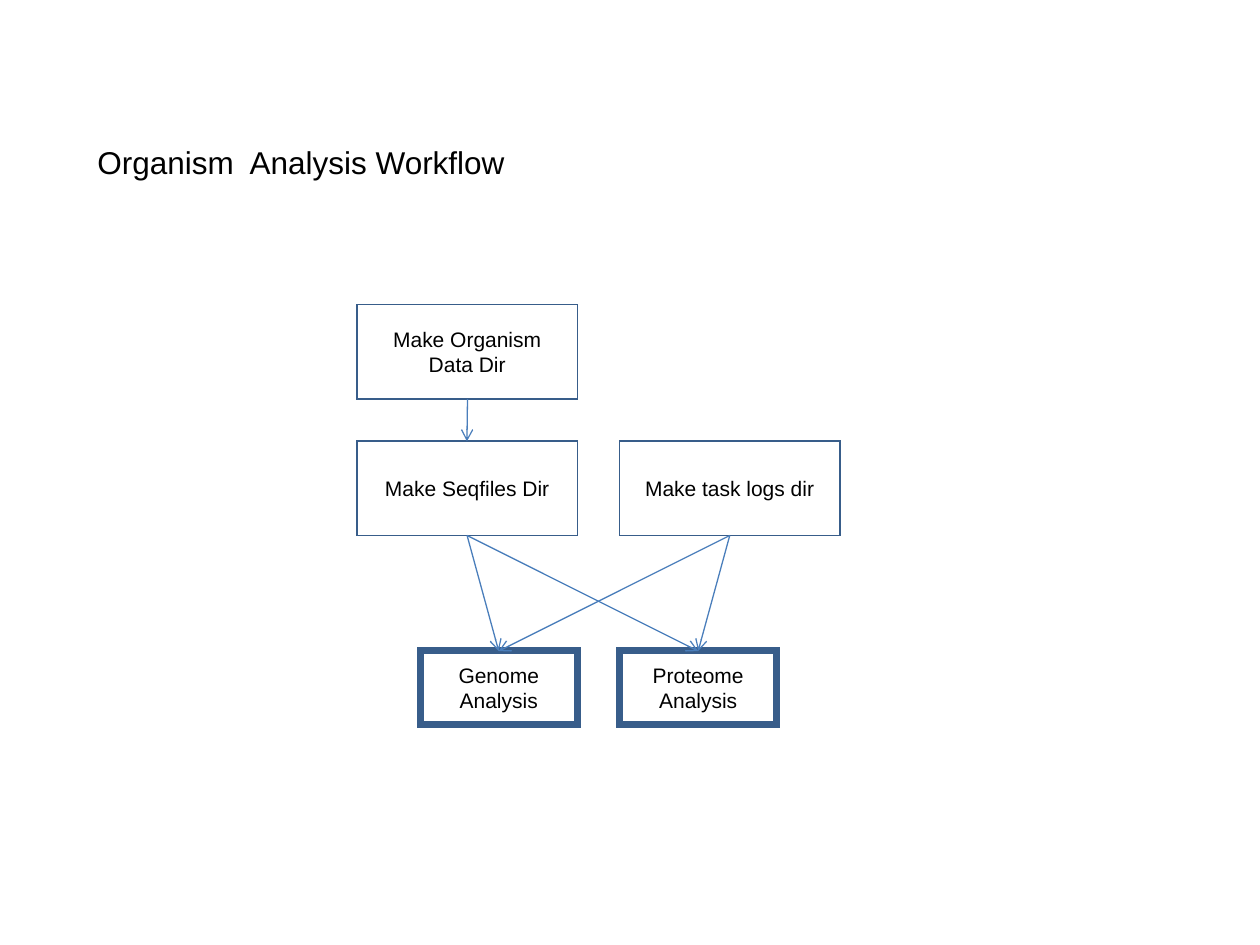
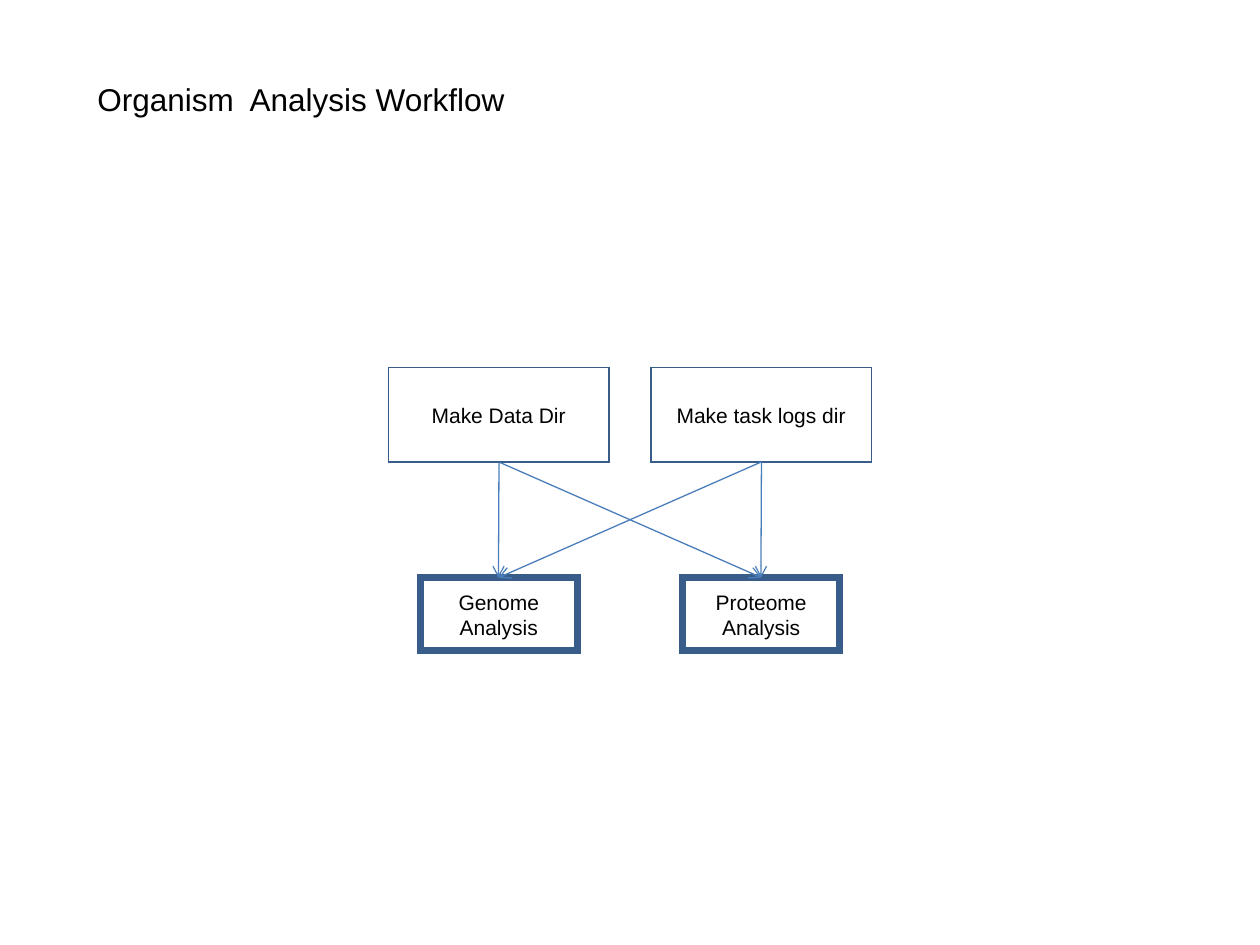
Before and after one commit to VEuPathDB/ApiCommonData, a slide deck: slide 3 of Load/doc/workflow/AnalysisWorkflow.ppt. Drawn at 1260x945 pixels with LibreOffice and Linux fonts; fonts in the diff are those of the drawing. Boxes give left, top, right and bottom in pixels: in the first picture for what was removed or moved away, otherwise in the second. Text is boxed around its words. In the diff, an @@ line names an element or a change of style, - is before the commit and + after.

```diff
--- a/Load/doc/workflow/AnalysisWorkflow.ppt
+++ b/Load/doc/workflow/AnalysisWorkflow.ppt
@@ text "Organism Analysis Workflow": place and size @@
-text "Organism Analysis Workflow" at (97, 151, 505, 180)
+text "Organism Analysis Workflow" at (97, 88, 505, 117)
@@ rectangle "Make Data Dir": place and size @@
-rectangle "Make Data Dir" at (357, 305, 577, 399)
+rectangle "Make Data Dir" at (388, 368, 609, 462)
@@ rectangle "Make task logs dir": place and size @@
-rectangle "Make task logs dir" at (620, 441, 840, 536)
+rectangle "Make task logs dir" at (651, 368, 872, 462)
@@ text in rectangle at (432, 407, 566, 424): text changed @@
-Make Organism Data Dir
+Make Data Dir
@@ arrow removed from (467, 399) to (467, 441) @@
@@ rectangle removed at (357, 441, 577, 536) @@
-Make Seqfiles Dir
@@ arrow moved from (730, 536) - (499, 651) to (499, 462) - (761, 577) @@
@@ arrow moved from (467, 536) - (698, 651) to (761, 462) - (499, 577) @@
@@ arrow moved from (467, 536) - (499, 651) to (499, 462) - (499, 578) @@
@@ arrow moved from (730, 536) - (698, 651) to (761, 462) - (761, 578) @@
@@ rectangle "Genome Analysis": place and size @@
-rectangle "Genome Analysis" at (420, 651, 577, 724)
+rectangle "Genome Analysis" at (420, 577, 577, 650)
@@ rectangle "Proteome Analysis": place and size @@
-rectangle "Proteome Analysis" at (620, 651, 777, 724)
+rectangle "Proteome Analysis" at (683, 577, 840, 650)
```
Also in this commit, not shown: 6 other slides changed, 4 slides added, 2 slides removed, 11 other files.
